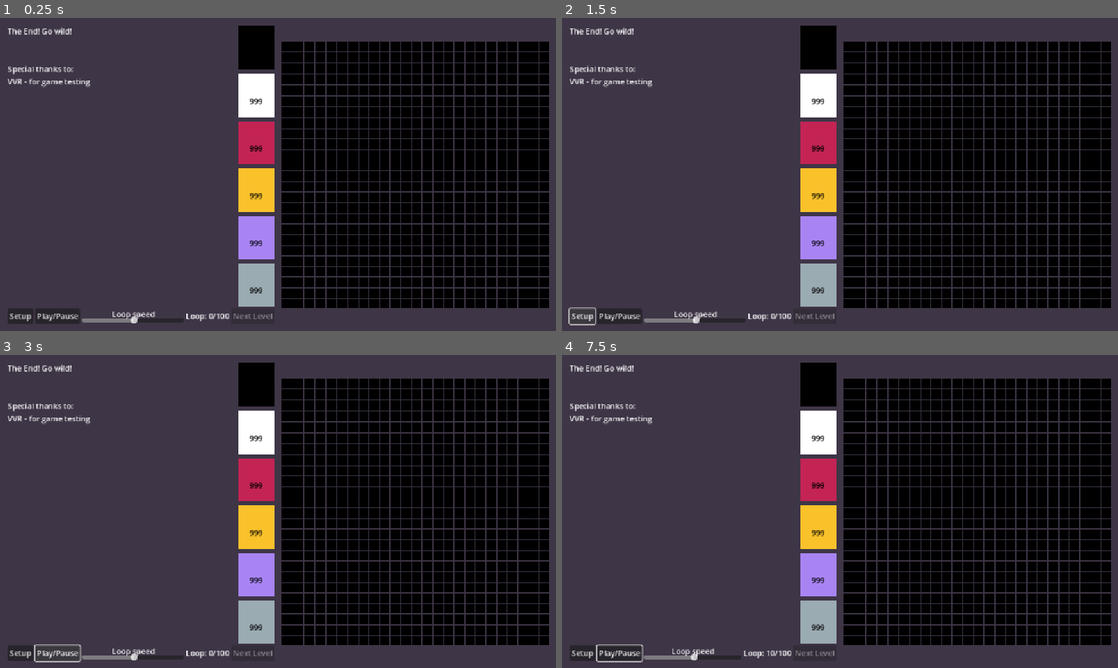
Above: before the commit, frames 1-4 (two rows, left to right).
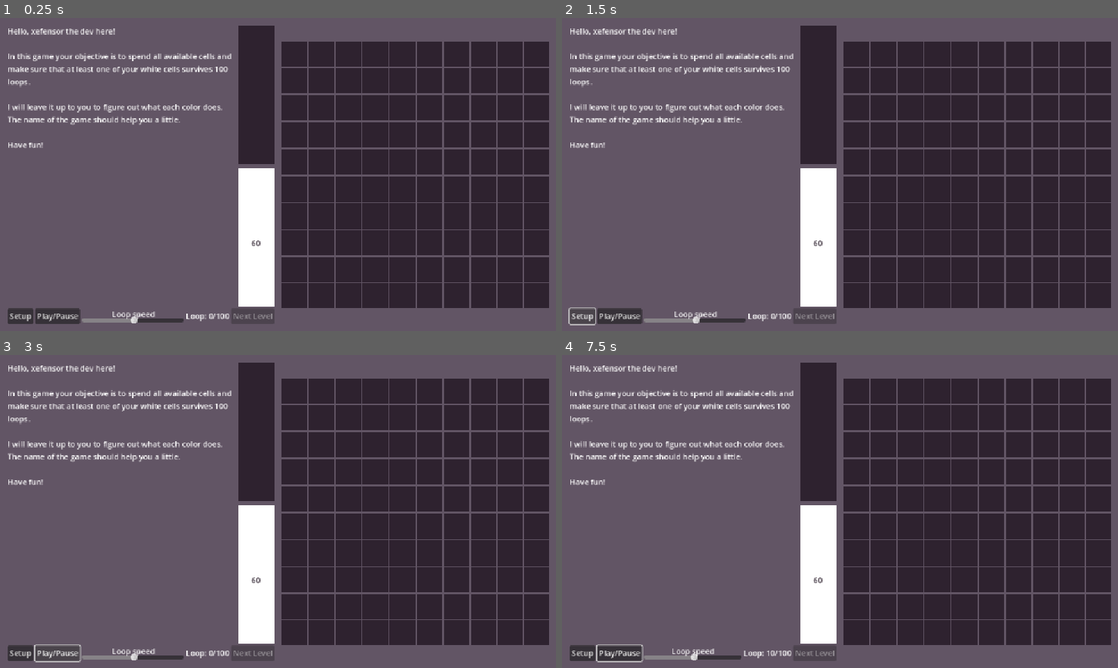
Above: after the commit, the same moments.

Repository: xefensor/game-of-loop-gamejam
Game: Godot game, scene res://main.tscn
The game is run twice, just before and just after one commit, with the same random seed, the same clock (stepped at 60 frames per second) and the same inputs.
Inputs (mouse positions are in pixels of both pictures, inside the frame that each line leads up to):
- Up to frame 1 (0.25 s): no input
- Up to frame 2 (1.5 s): click "Setup" at 0.5 s; click "Setup" at 1.25 s
- Up to frame 3 (3 s): click "Setup" at 2 s; click "Play/Pause" at 2.75 s
- Up to frame 4 (7.5 s): move the mouse to (817, 383) at 3.52 s; press the mouse at (817, 383) at 3.53 s; move the mouse to (817, 433) at 4.27 s; release the mouse at (817, 433) at 4.28 s; right-click (817, 433) at 4.35 s; click (817, 433) at 4.42 s; move the mouse to (817, 480) at 5.02 s; press the mouse at (817, 480) at 5.03 s; move the mouse to (817, 527) at 5.77 s; release the mouse at (817, 527) at 5.78 s; right-click (817, 527) at 5.85 s; click (817, 527) at 5.92 s; move the mouse to (817, 574) at 6.52 s; press the mouse at (817, 574) at 6.53 s; move the mouse to (817, 621) at 7.27 s; release the mouse at (817, 621) at 7.28 s; right-click (817, 621) at 7.35 s; click (817, 621) at 7.42 s

The runs differ from the first frame. In frame 1, 93% of the frame differs, in the area x 0-100%, y 0-100%; in frame 2, 93%; in frame 3, 93%; in frame 4, 93%.

Commit message:
Add dynamic grid separation changing

Diff:
--- a/cells/dead_cell.gd
+++ b/cells/dead_cell.gd
@@ -3,7 +3,7 @@
 
 
 func _init(_color_rect: ColorRect) -> void:
-	color = Color.BLACK
+	color = Color.html("#2e222f")
 	color_rect = _color_rect
 	color_rect.color = color
 
--- a/main.gd
+++ b/main.gd
@@ -54,6 +54,16 @@
 
 	var ui_cell_count = 0
 	%Grid.columns = grid_size.x
+	var base_separation := 4
+	var min_separation := 1
+	var max_separation := 8
+
+	# Dynamicky zmenšuj separation podle velikosti gridu
+	var size_factor = clamp(base_separation - int(grid_size.x / 10), min_separation, max_separation)
+
+	%Grid.add_theme_constant_override("h_separation", size_factor)
+	%Grid.add_theme_constant_override("v_separation", size_factor)
+
 
 	for y in range(grid_size.y):
 		var row = []
--- a/main.tscn
+++ b/main.tscn
@@ -10,7 +10,7 @@
 [ext_resource type="Resource" uid="uid://4pirjujfklfu" path="res://levels/2.tres" id="4_lquwl"]
 
 [sub_resource type="StyleBoxFlat" id="StyleBoxFlat_5vw27"]
-bg_color = Color(0.243137, 0.207843, 0.27451, 1)
+bg_color = Color(0.384314, 0.333333, 0.396078, 1)
 
 [node name="Control" type="Control"]
 layout_mode = 3
@@ -20,7 +20,7 @@
 grow_horizontal = 2
 grow_vertical = 2
 script = ExtResource("1_ig7tw")
-levels = Array[ExtResource("2_h2yge")]([ExtResource("3_lquwl"), ExtResource("3_h2yge"), ExtResource("4_lquwl"), ExtResource("3_7mycd"), ExtResource("3_272bh"), ExtResource("3_5vw27")])
+levels = Array[ExtResource("2_h2yge")]([ExtResource("3_h2yge"), ExtResource("4_lquwl"), ExtResource("3_7mycd"), ExtResource("3_272bh"), ExtResource("3_5vw27"), ExtResource("3_lquwl")])
 
 [node name="Panel" type="Panel" parent="."]
 layout_mode = 1
@@ -131,8 +131,8 @@
 unique_name_in_owner = true
 layout_mode = 2
 size_flags_horizontal = 3
-theme_override_constants/h_separation = 2
-theme_override_constants/v_separation = 2
+theme_override_constants/h_separation = 4
+theme_override_constants/v_separation = 4
 columns = 20
 
 [node name="Timer" type="Timer" parent="."]
--- a/ui_cell_type.gd
+++ b/ui_cell_type.gd
@@ -15,7 +15,7 @@
 
 	match level_cell.cell_type:
 		Main.CellTypes.DEAD:
-			color = Color.BLACK
+			color = Color.html("#2e222f")
 		Main.CellTypes.ALIVE:
 			color = Color.WHITE
 		Main.CellTypes.DESTROYER:
@@ -30,7 +30,7 @@
 	label = Label.new()
 	label.set_anchors_preset(Control.PRESET_HCENTER_WIDE)
 	var label_settings = LabelSettings.new()
-	label_settings.font_color = Color.BLACK
+	label_settings.font_color = Color.html("#2e222f")
 	label.label_settings = label_settings
 	label.horizontal_alignment = HORIZONTAL_ALIGNMENT_CENTER
 	label.vertical_alignment = VERTICAL_ALIGNMENT_CENTER
